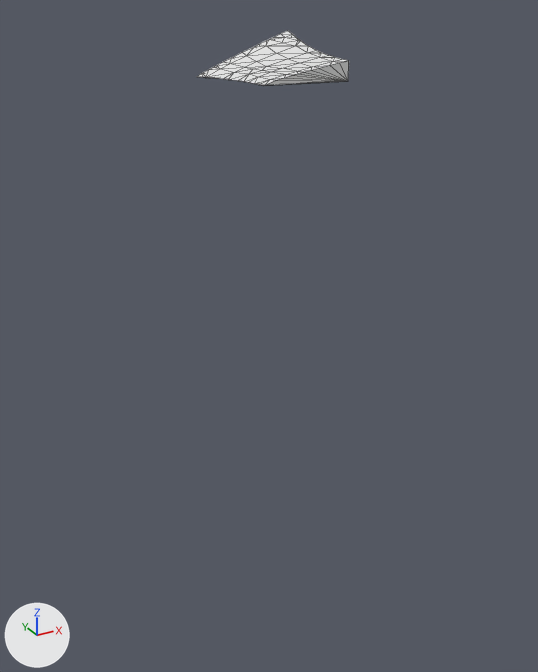
One commit to the glTF model assets/terrain/surface_pieces/surf_32_6.glb: the scene before it, then after it.
Before and after are seen from a 50 mm camera at (36.4, 48.0, -2.3) aimed at (53.0, 78.2, -17.3). The axes (+X, +Y, +Z) are drawn at lower left. The lights are the same throughout. The first picture is the older version. Mesh edges are drawn as thin lines. Where no turn or scale is listed for an object, it has been applied to the vertices.

Script lines for the objects in view, before the commit:
```python
me_geometry_0 = bpy.data.meshes.new('geometry_0')
me_geometry_0.from_pydata(...)  # 83 vertices, 162 faces; spans x 50.38..55.0, y 75.0..80.0, z -5.0..-3.17
ob_geometry_0 = bpy.data.objects.new('geometry_0', me_geometry_0)
ob_geometry_0.location = (0.0, 0.0, 0.0)
```
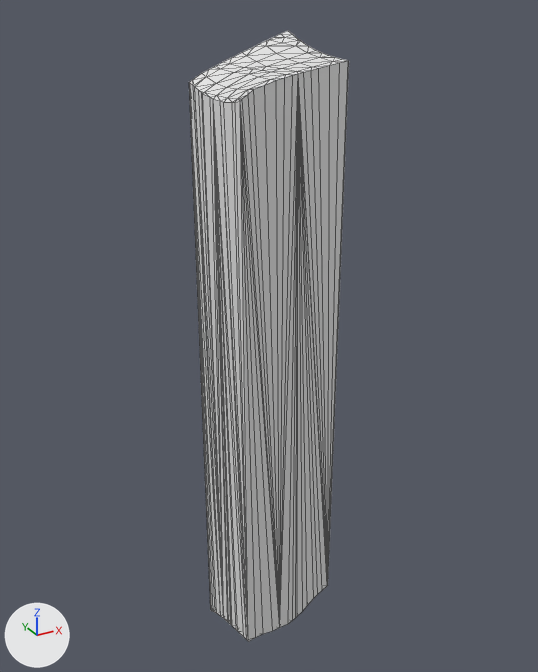
The change, as a diff of the scene's bpy script:
```diff
--- a/assets/terrain/surface_pieces/surf_32_6.glb.py
+++ b/assets/terrain/surface_pieces/surf_32_6.glb.py
@@ me_geometry_0 @@
 # used by ob_geometry_0; location = (0.0, 0.0, 0.0)
-me_geometry_0.from_pydata(...)  # 83 vertices, 162 faces; spans x 50.38..55.0, y 75.0..80.0, z -5.0..-3.17
+me_geometry_0.from_pydata(...)  # 204 vertices, 404 faces; spans x 50.0..55.0, y 75.0..80.0, z -35.38..-3.17
+# me_geometry_0 part 1
+# 13 vertices are removed from x 50.38..55.0, y 75.0..80.0, z -5.0
+# 70 faces are deleted
+# 3 vertices move from x 50.53..51.14, y 75.03..79.65, z -5.0 to x 50.18..50.61, y 75.0..80.0, z -5.21..-5.11
+# 134 vertices are added at x 50.0..55.0, y 75.0..80.0, z -35.38..-5.15
+# 312 new faces join them
```

Boxes [x1, y1, x2, y2] around the edits, measured in the pictures (538 x 672 px):
'geometry_0', reshaped (1013% taller)
    before: [197, 31, 349, 85]
    after: [189, 31, 349, 642]
part 1 of me_geometry_0, built on
    before: [197, 61, 349, 85]
    after: [189, 61, 349, 642]
